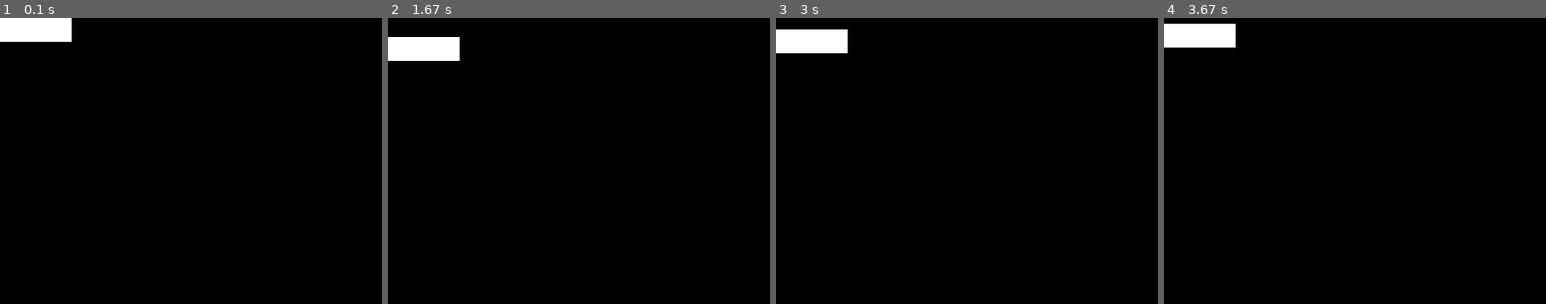
Above: before the commit, frames 1-4 (left to right).
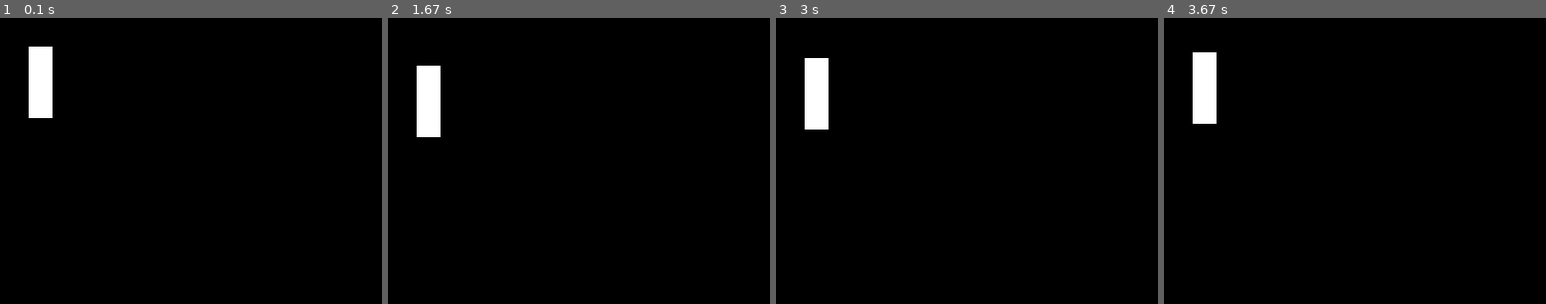
Above: after the commit, the same moments.

Repository: IldenH/IT2
Game: pygame game, started from pygame/pong.py
Two runs of this game, one before a commit and one after it. Both use one fixed random seed, a clock stepped at 60 frames per second and the inputs below.
Inputs:
- Up to frame 1 (0.1 s): no input
- Up to frame 2 (1.67 s): hold S 0.33-0.8 s; hold Up 0.33-0.8 s; hold Down from 1.33 s (still down)
- Up to frame 3 (3 s): release Down at 1.8 s; hold Up 1.83-2.2 s; hold Down 2.23-2.6 s; hold Up 2.63-2.93 s; hold S from 2.97 s (still down)
- Up to frame 4 (3.67 s): release S at 3.27 s; hold Up from 3.3 s (still down)
The pictures show only the part of the screen within x 0-50%, y 0-50%; the shares and areas given below are measured in that part.

The runs differ from the first frame. In frame 1, 3.1% of the frame differs, in the area x 0-19%, y 0-35%; in frame 2, 3.1%; in frame 3, 3.1%; in frame 4, 3.1%.

Commit message:
Pong: pong-like movement

Diff:
--- a/pygame/pong.py
+++ b/pygame/pong.py
@@ -1,46 +1,29 @@
 import pygame
+import pygame.locals as key
 
-from pygame.locals import (
-    K_UP,
-    K_DOWN,
-    K_LEFT,
-    K_RIGHT,
-    K_w,
-    K_a,
-    K_s,
-    K_d,
-    K_ESCAPE,
-    KEYDOWN,
-)
+SCREEN_OFFSET = 30
 
 
 class Player(pygame.sprite.Sprite):
     def __init__(self):
         super(Player, self).__init__()
-        self.surface = pygame.Surface((75, 25))
+        self.surface = pygame.Surface((25, 75))
         self.surface.fill((255, 255, 255))
         self.rectangle = self.surface.get_rect()
-        self.speed = 1
+        self.rectangle.move_ip(SCREEN_OFFSET, SCREEN_OFFSET)
+        self.speed = 1.5
 
     def update(self, pressed_keys):
-        if pressed_keys[K_UP] or pressed_keys[K_w]:
+        if pressed_keys[key.K_UP] or pressed_keys[key.K_w]:
             self.rectangle.move_ip(0, -self.speed)
-        if pressed_keys[K_DOWN] or pressed_keys[K_s]:
+        if pressed_keys[key.K_DOWN] or pressed_keys[key.K_s]:
             self.rectangle.move_ip(0, self.speed)
-        if pressed_keys[K_LEFT] or pressed_keys[K_a]:
-            self.rectangle.move_ip(-self.speed, 0)
-        if pressed_keys[K_RIGHT] or pressed_keys[K_d]:
-            self.rectangle.move_ip(self.speed, 0)
 
         # Keep player on the screen
-        if self.rectangle.left < 0:
-            self.rectangle.left = 0
-        if self.rectangle.right > SCREEN_WIDTH:
-            self.rectangle.right = SCREEN_WIDTH
-        if self.rectangle.top <= 0:
-            self.rectangle.top = 0
-        if self.rectangle.bottom >= SCREEN_HEIGHT:
-            self.rectangle.bottom = SCREEN_HEIGHT
+        if self.rectangle.top <= SCREEN_OFFSET:
+            self.rectangle.top = SCREEN_OFFSET
+        if self.rectangle.bottom >= SCREEN_HEIGHT - SCREEN_OFFSET:
+            self.rectangle.bottom = SCREEN_HEIGHT - SCREEN_OFFSET
 
 
 pygame.init()
@@ -57,8 +40,8 @@
     for event in pygame.event.get():
         if event.type == pygame.QUIT:
             running = False
-        elif event.type == KEYDOWN:
-            if event.key == K_ESCAPE:
+        elif event.type == key.KEYDOWN:
+            if event.key == key.K_ESCAPE:
                 running = False
 
     pressed_keys = pygame.key.get_pressed()
